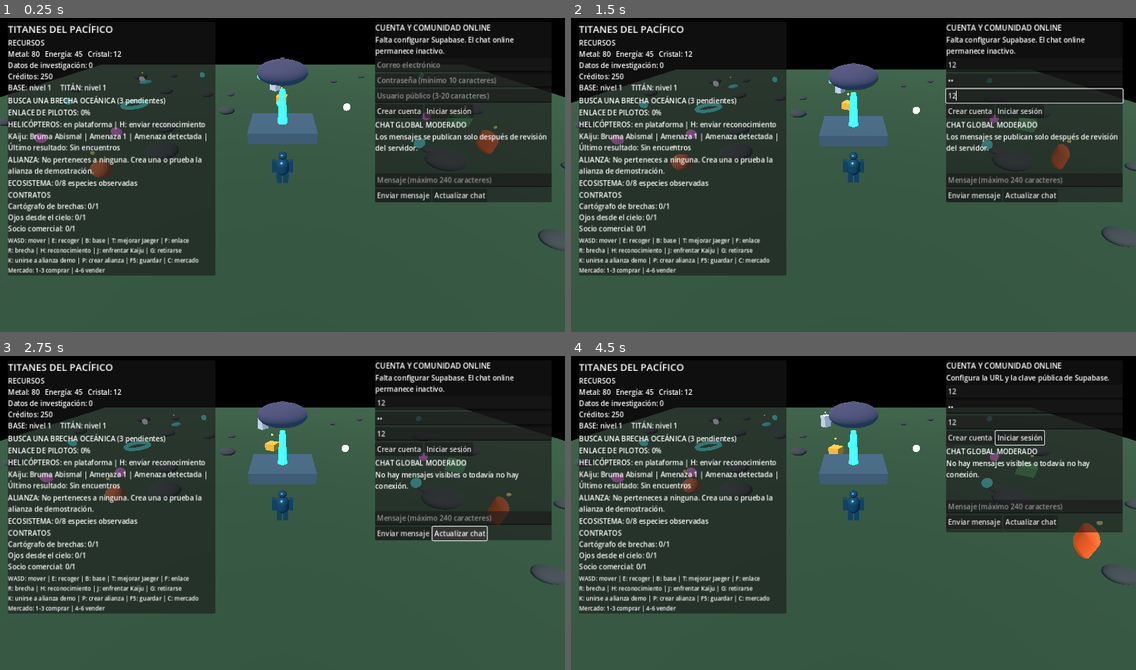
Above: before the commit, frames 1-4 (two rows, left to right).
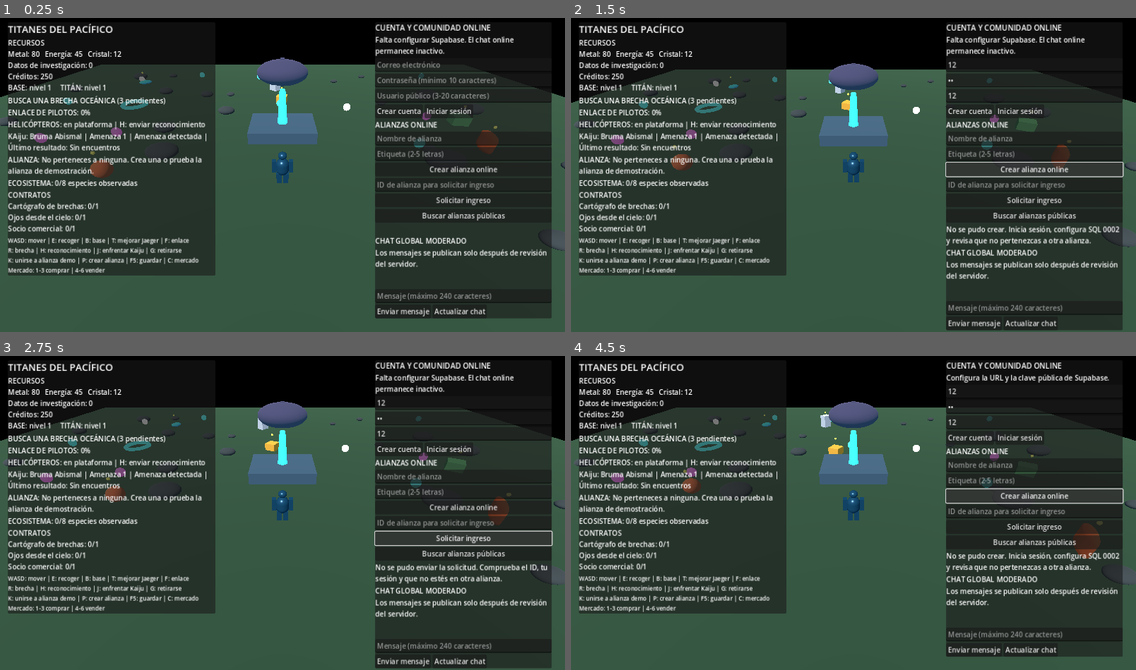
Above: after the commit, the same moments.

Repository: edwjacpinros2012-dev/Titanes-del-Pac-fico-
Game: Godot game, scene res://scenes/main.tscn
Same seed, same stepped clock (60 frames per second), same inputs: the game is played once before the commit and once after it.
Inputs (mouse positions are in pixels of both pictures, inside the frame that each line leads up to):
- Up to frame 1 (0.25 s): no input
- Up to frame 2 (1.5 s): click (1034, 65) at 0.52 s; type "12" at 0.6 s; click (1034, 80) at 0.75 s; type "12" at 0.83 s; click (1034, 96) at 0.98 s; type "12" at 1.07 s; click (1034, 168) at 1.25 s, where only the run after the commit has a clickable "Crear alianza online"
- Up to frame 3 (2.75 s): click (463, 538) at 2 s, where only the run after the commit has a clickable "Solicitar ingreso"
- Up to frame 4 (4.5 s): click (1034, 553) at 2.75 s, where only the run after the commit has a clickable "Buscar alianzas públicas"; click "Iniciar sesión" at 3.5 s; click (1034, 497) at 4.25 s, where only the run after the commit has a clickable "Crear alianza online"

The runs differ from the first frame. In frame 1, 13% of the frame differs, in the area x 66-98%, y 33-96%; in frame 2, 15%, in the area x 66-98%, y 22-100%; in frame 3, 14%; in frame 4, 14%.

Commit message:
Add online alliance create discover and join request controls

Diff:
--- a/scripts/main.gd
+++ b/scripts/main.gd
@@ -27,6 +27,10 @@
 var online_handle: LineEdit
 var online_chat_input: LineEdit
 var online_chat_log: Label
+var online_alliance_name: LineEdit
+var online_alliance_tag: LineEdit
+var online_alliance_id: LineEdit
+var online_alliance_log: Label
 var contracts_label: Label
 var helicopter_label: Label
 var creature_label: Label
@@ -620,6 +624,33 @@
 	login.text = "Iniciar sesión"
 	login.pressed.connect(_on_online_login_pressed)
 	auth_row.add_child(login)
+	var alliance_title := Label.new()
+	alliance_title.text = "ALIANZAS ONLINE"
+	column.add_child(alliance_title)
+	online_alliance_name = LineEdit.new()
+	online_alliance_name.placeholder_text = "Nombre de alianza"
+	column.add_child(online_alliance_name)
+	online_alliance_tag = LineEdit.new()
+	online_alliance_tag.placeholder_text = "Etiqueta (2-5 letras)"
+	column.add_child(online_alliance_tag)
+	var alliance_create_button := Button.new()
+	alliance_create_button.text = "Crear alianza online"
+	alliance_create_button.pressed.connect(_on_online_alliance_create)
+	column.add_child(alliance_create_button)
+	online_alliance_id = LineEdit.new()
+	online_alliance_id.placeholder_text = "ID de alianza para solicitar ingreso"
+	column.add_child(online_alliance_id)
+	var alliance_join_button := Button.new()
+	alliance_join_button.text = "Solicitar ingreso"
+	alliance_join_button.pressed.connect(_on_online_alliance_join)
+	column.add_child(alliance_join_button)
+	var alliance_refresh_button := Button.new()
+	alliance_refresh_button.text = "Buscar alianzas públicas"
+	alliance_refresh_button.pressed.connect(_on_online_alliance_refresh)
+	column.add_child(alliance_refresh_button)
+	online_alliance_log = Label.new()
+	online_alliance_log.autowrap_mode = TextServer.AUTOWRAP_WORD_SMART
+	column.add_child(online_alliance_log)
 	var chat_title := Label.new()
 	chat_title.text = "CHAT GLOBAL MODERADO"
 	column.add_child(chat_title)
@@ -691,3 +722,22 @@
 	for message in messages:
 		lines.append(str(message.get("body","")))
 	online_chat_log.text = "\n".join(lines) if not lines.is_empty() else "No hay mensajes visibles o todavía no hay conexión."
+
+func _on_online_alliance_create() -> void:
+	var alliance_id: String = await community_client.create_online_alliance(online_alliance_name.text, online_alliance_tag.text.to_upper())
+	if not alliance_id.is_empty():
+		online_alliance_log.text = "Alianza creada. ID: " + alliance_id
+		online_alliance_id.text = alliance_id
+	else:
+		online_alliance_log.text = "No se pudo crear. Inicia sesión, configura SQL 0002 y revisa que no pertenezcas a otra alianza."
+
+func _on_online_alliance_join() -> void:
+	var ok: bool = await community_client.request_alliance_join(online_alliance_id.text.strip_edges())
+	online_alliance_log.text = "Solicitud enviada al liderazgo." if ok else "No se pudo enviar la solicitud. Comprueba el ID, tu sesión y que no estés en otra alianza."
+
+func _on_online_alliance_refresh() -> void:
+	var alliances: Array = await community_client.fetch_public_alliances()
+	var lines: PackedStringArray = []
+	for alliance in alliances:
+		lines.append("[%s] %s — %s" % [str(alliance.get("tag","")),str(alliance.get("name","")),str(alliance.get("id",""))])
+	online_alliance_log.text = "\n".join(lines) if not lines.is_empty() else "No se encontraron alianzas o falta iniciar sesión."
